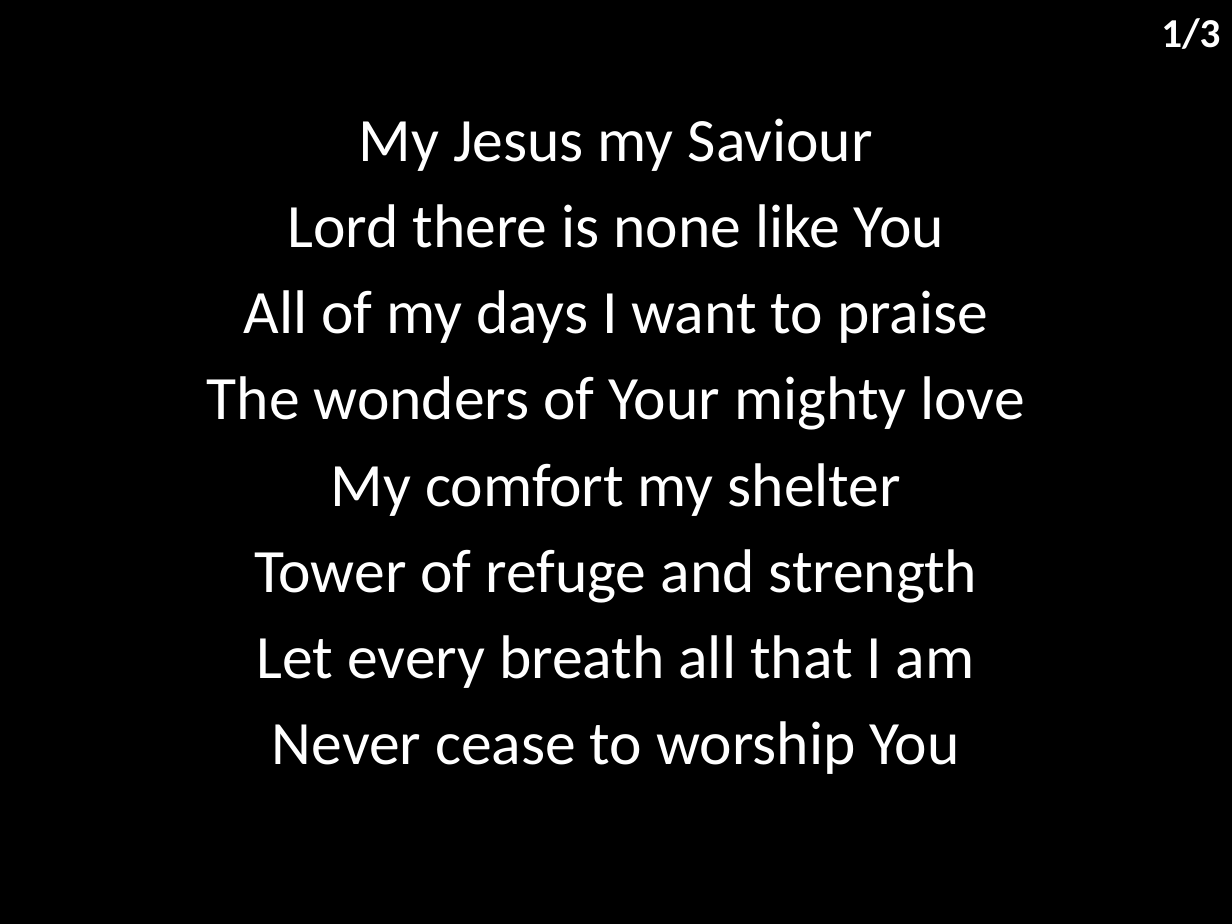
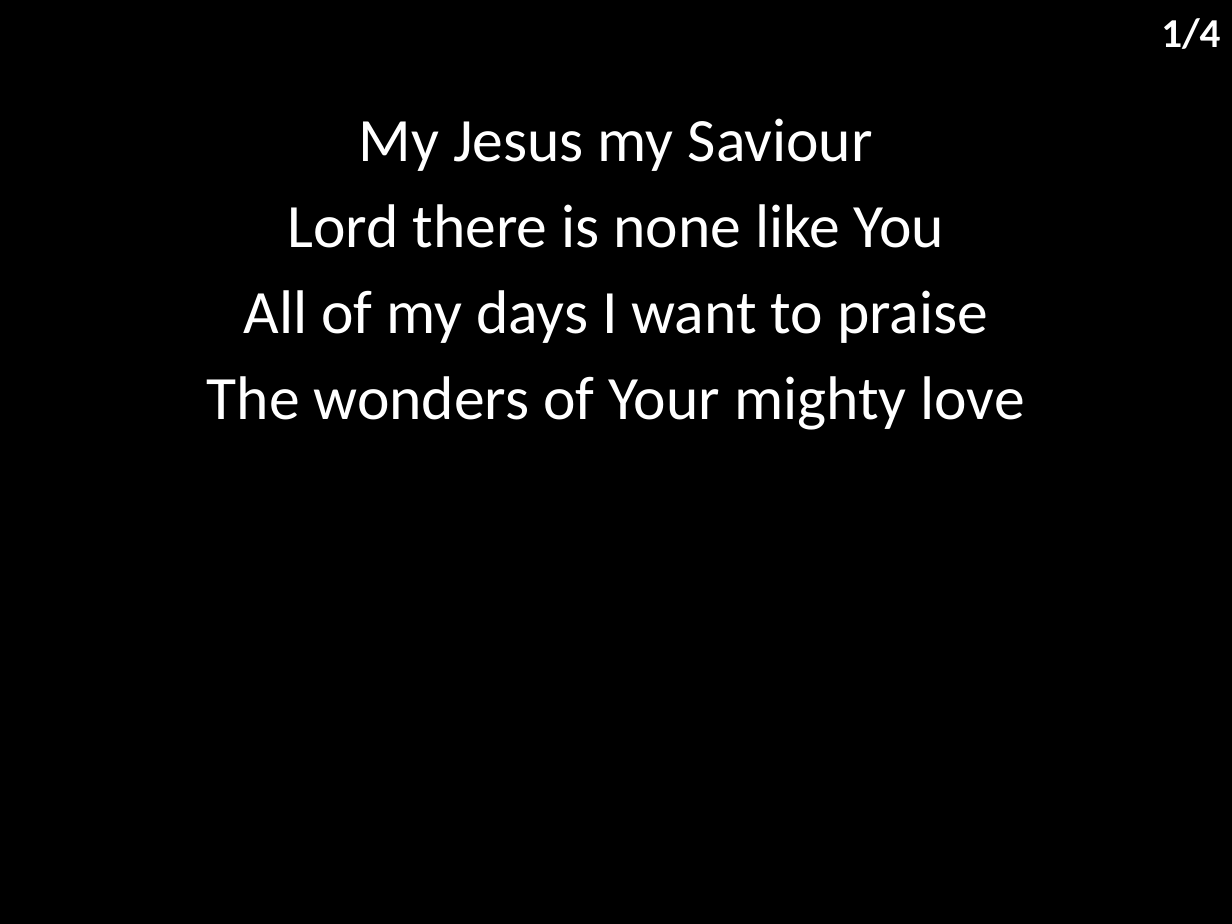
Before and after one commit to hoo-are-ya/worship, a slide deck: slide 2 of docs/songs/shout to the lord.pptx. Drawn at 1232x924 pixels with LibreOffice and Linux fonts; fonts in the diff are those of the drawing. Boxes give left, top, right and bottom in pixels: in the first picture for what was removed or moved away, otherwise in the second. Text is boxed around its words. In the diff, an @@ line names an element or a change of style, - is before the commit and + after.

```diff
--- a/docs/songs/shout to the lord.pptx
+++ b/docs/songs/shout to the lord.pptx
@@ text at [1161,18,1220,49]: text changed @@
-1/3
+1/4
@@ subtitle at [254,463,978,774]: paragraphs removed @@
-My comfort my shelter
-Tower of refuge and strength
-Let every breath all that I am
-Never cease to worship You
```
Also in this commit, not shown: 2 other slides changed, 1 slide added, 5 other files.
